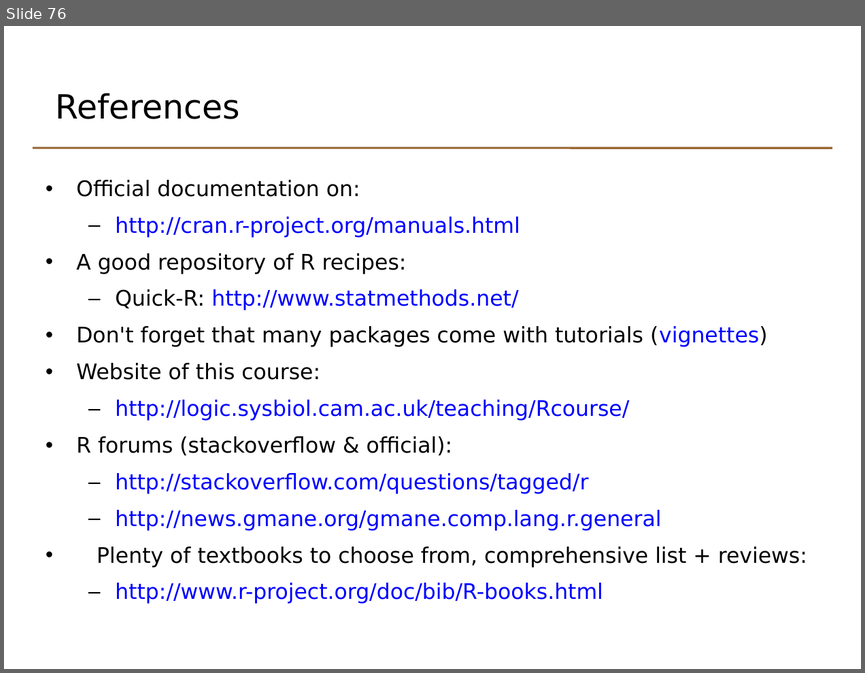
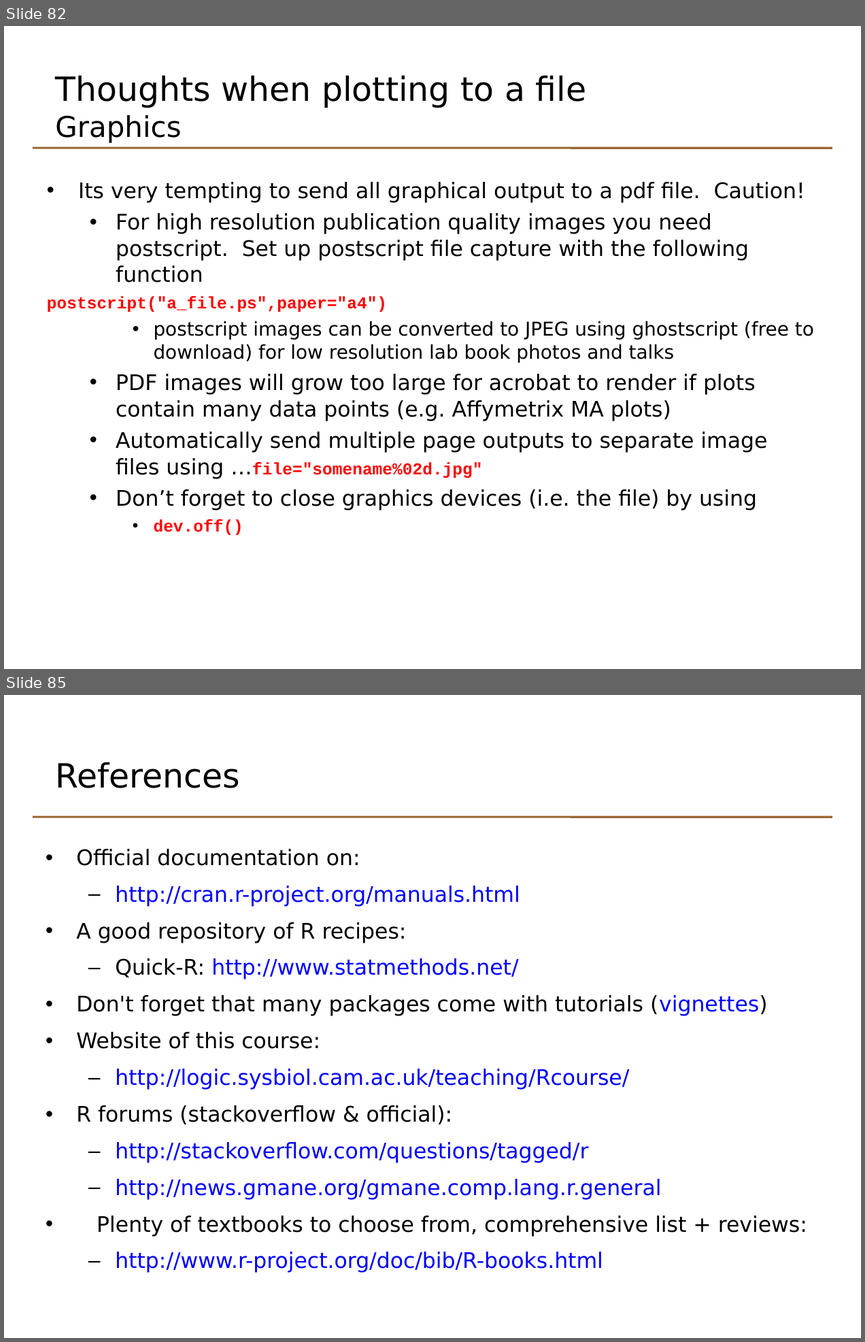
Before and after one commit to johnomics/basicr, a slide deck: Basic_R_Day_2_slides.odp. Shown one above the other, each under a label of ours: slide 76 before the commit, slides 82 and 85 after it; the slides between them are not shown. The pictures are 865x673 and 865x1342 pixels, drawn with LibreOffice and Linux fonts; fonts in the diff are those of the drawing. Boxes give left, top, right and bottom in pixels: in the first picture for what was removed or moved away, otherwise in the second. Text is boxed around its words. In the diff, an @@ line names an element or a change of style, - is before the commit and + after.

Commit message:
Revert graphics section

```diff
--- a/Basic_R_Day_2_slides.odp
+++ b/Basic_R_Day_2_slides.odp
@@ slide 82 added at <box>4,26,861,669</box>, background #FFFFFF; not listed: 1 template element that a slide beside it also shows @@
@@ text added at <box>55,75,587,143</box>, 28 pt, text #000000 @@
+Thoughts when plotting to a file
+Graphics
@@ text added at <box>47,182,814,535</box>, 18 pt, text #000000 @@
+• Its very tempting to send all graphical output to a pdf file. Caution!
+  • For high resolution publication quality images you need postscript. Set up postscript file capture with the following function
+postscript("a_file.ps",paper="a4")
+    • postscript images can be converted to JPEG using ghostscript (free to download) for low resolution lab book photos and talks
+  • PDF images will grow too large for acrobat to render if plots contain many data points (e.g. Affymetrix MA plots)
+  • Automatically send multiple page outputs to separate image files using …file="somename%02d.jpg"
+  • Don’t forget to close graphics devices (i.e. the file) by using
+    • dev.off()
@@ what was slide 76 is now slide 85 @@
```
Also in this commit, not shown: 1 slide changed, 28 other slides added, 20 slides removed, 13 other files.
